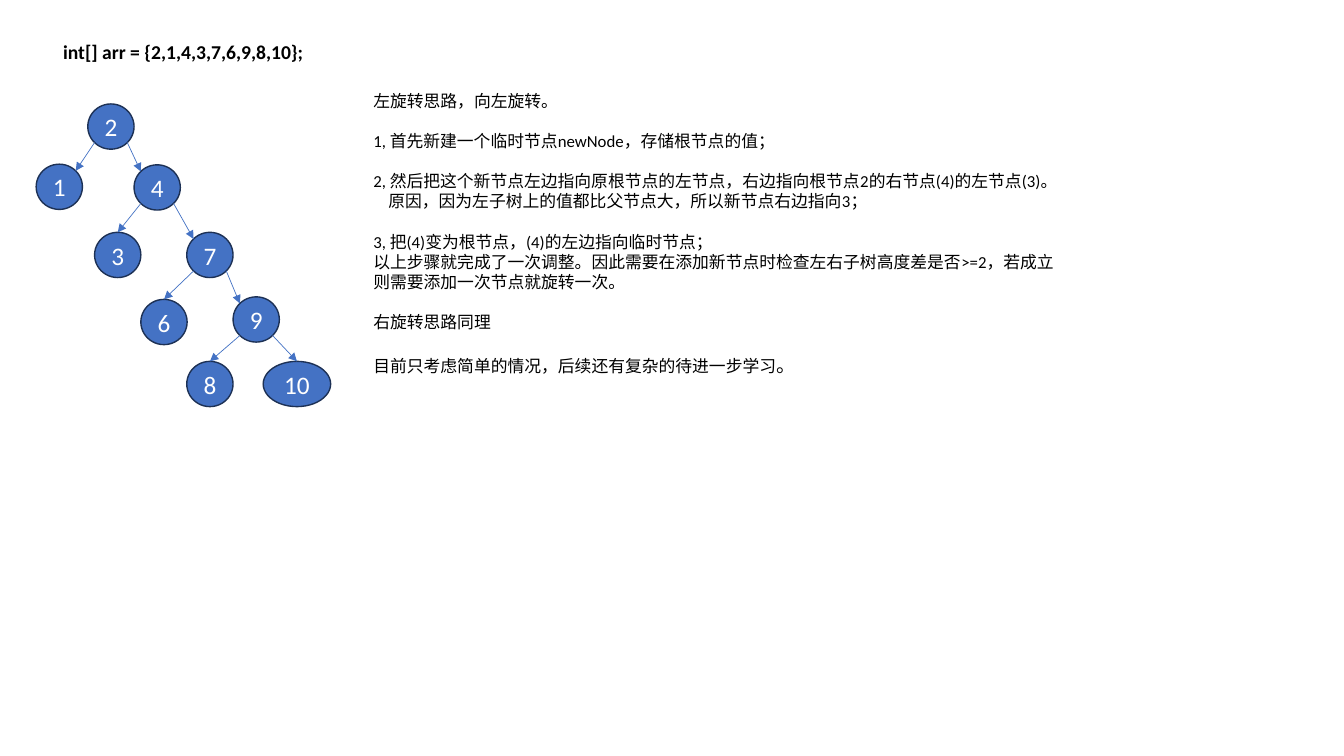
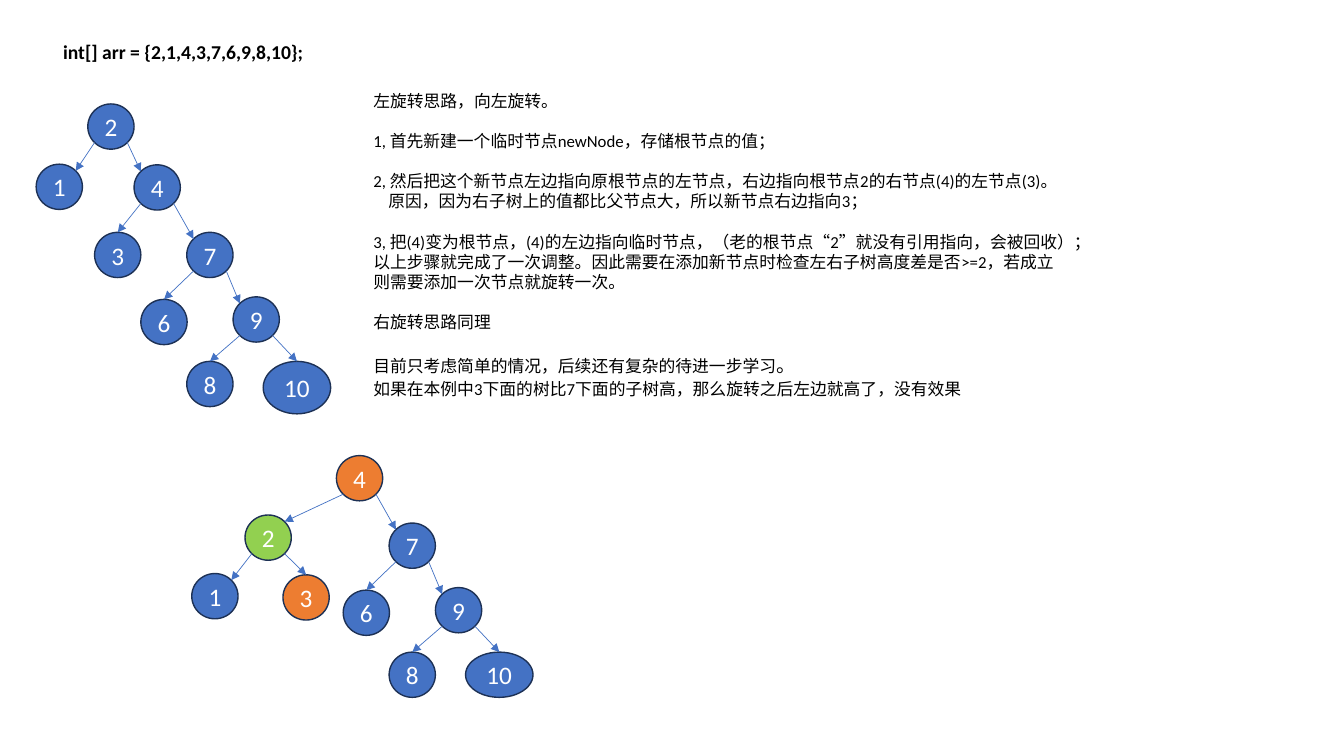
Before and after one commit to NicholasRabbit/Data-Structure-and-Algorithm, a slide deck: slide 1 of 9_BinaryTree/8_AVL/AVL树旋转思路分析.pptx. Drawn at 1344x756 pixels with LibreOffice and Linux fonts; fonts in the diff are those of the drawing. Boxes give left, top, right and bottom in pixels: in the first picture for what was removed or moved away, otherwise in the second. Text is boxed around its words. In the diff, an @@ line names an element or a change of style, - is before the commit and + after.

```diff
--- a/9_BinaryTree/8_AVL/AVL树旋转思路分析.pptx
+++ b/9_BinaryTree/8_AVL/AVL树旋转思路分析.pptx
@@ text at (373,193,1091,251): text changed @@
-原因，因为左子树上的值都比父节点大，所以新节点右边指向3；
-3, 把(4)变为根节点，(4)的左边指向临时节点；
+原因，因为右子树上的值都比父节点大，所以新节点右边指向3；
+3, 把(4)变为根节点，(4)的左边指向临时节点，（老的根节点“2”就没有引用指向，会被回收）；
@@ ellipse "10": place and size @@
-ellipse "10" at (263,362,331,407)
+ellipse "10" at (263,362,331,414)
@@ text at (373,381,961,397): paragraph added @@
+如果在本例中3下面的树比7下面的子树高，那么旋转之后左边就高了，没有效果
@@ ellipse added at (337,456,383,501), fill #ED7D31, outline #1E3256 1 pt, 18 pt, text #FFFFFF @@
+4
@@ arrow added from (344, 494) to (284, 522), #4472C4 0.5 pt @@
@@ arrow added from (376, 494) to (396, 530), #4472C4 0.5 pt @@
@@ ellipse added at (245,515,291,561), fill #92D050, outline #1E3256 1 pt, 18 pt, text #FFFFFF @@
+2
@@ ellipse added at (389,523,436,569), fill #4472C4, outline #1E3256 1 pt, 18 pt, text #FFFFFF @@
+7
@@ arrow added from (252, 554) to (231, 581), #4472C4 0.5 pt @@
@@ arrow added from (284, 554) to (307, 575), #4472C4 0.5 pt @@
@@ arrow added from (396, 562) to (366, 590), #4472C4 0.5 pt @@
@@ arrow added from (429, 562) to (443, 595), #4472C4 0.5 pt @@
@@ ellipse added at (192,574,238,619), fill #4472C4, outline #1E3256 1 pt, 18 pt, text #FFFFFF @@
+1
@@ ellipse added at (283,575,330,620), fill #ED7D31, outline #1E3256 1 pt, 18 pt, text #FFFFFF @@
+3
@@ ellipse added at (344,590,390,635), fill #4472C4, outline #1E3256 1 pt, 18 pt, text #FFFFFF @@
+6
@@ ellipse added at (436,588,482,633), fill #4472C4, outline #1E3256 1 pt, 18 pt, text #FFFFFF @@
+9
@@ arrow added from (443, 626) to (412, 652), #4472C4 0.5 pt @@
@@ arrow added from (475, 626) to (499, 652), #4472C4 0.5 pt @@
@@ ellipse added at (389,652,436,698), fill #4472C4, outline #1E3256 1 pt, 18 pt, text #FFFFFF @@
+8
@@ ellipse added at (466,652,533,698), fill #4472C4, outline #1E3256 1 pt, 18 pt, text #FFFFFF @@
+10
```
Also in this commit, not shown: 3 other files.
